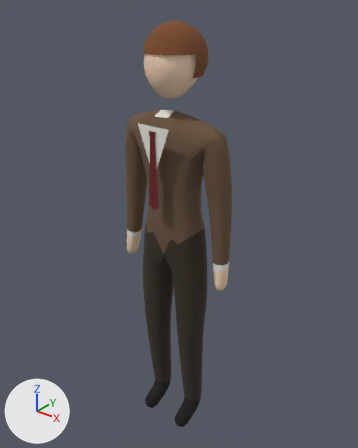
Before and after pictures for a commit that changed the glTF model game/public/assets/char_light.glb.
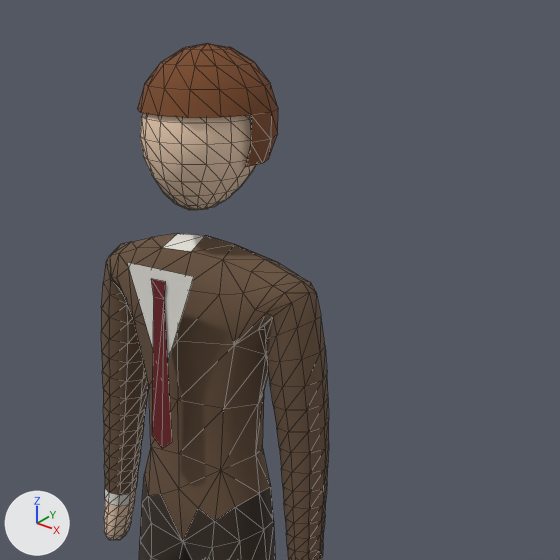
Each version is shown whole from a 50 mm lens placed at (1.195, -1.465, 1.967), pointed at (-0.014, 0.046, 1.03), then close up on the part from 22% to 95% of the width and 0% to 59% of the height. The axes (+X, +Y, +Z) are drawn at lower left. The lights are the same throughout. The last two pictures show the newer version. The close-ups show mesh edges as thin lines. Vertices at exactly the same position are counted once.

The scene before the commit, as lines of its bpy script (objects in view):
```python
me_light_body = bpy.data.meshes.new('light_body')
me_light_body.from_pydata(...)  # 995 vertices, 1948 faces; spans x -0.27..0.27, y -0.13..0.13, z 0.01..1.85
me_light_body.materials.append(mat_toon)
ob_light_mesh = bpy.data.objects.new('light_mesh', me_light_body)
ob_light_mesh.location = (0.0, 0.0, 0.0)
```
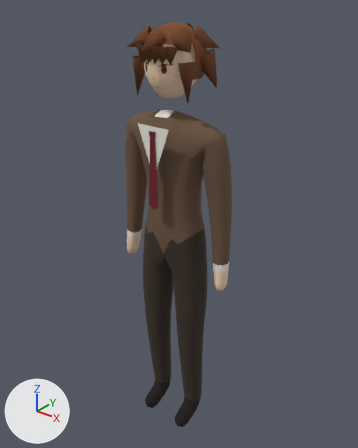
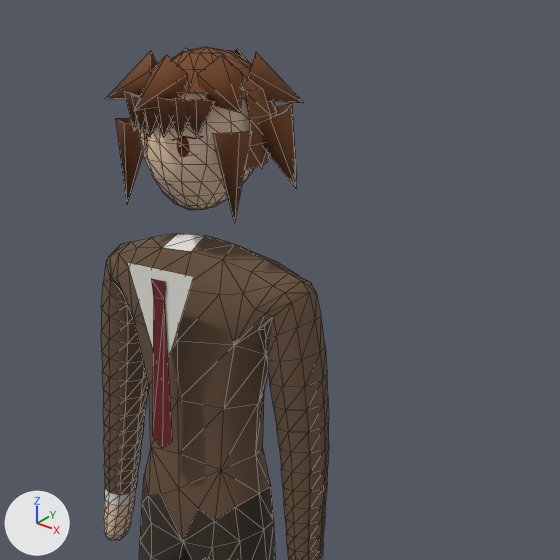
Boxes [x1, y1, x2, y2] around the edits, measured in the close-ups (560 x 560 px):
'light_mesh', reshaped
    before: [101, 43, 329, 560]
    after: [101, 47, 329, 560]
part 1 of me_light_body, built on
    before: [137, 63, 271, 143]
    after: [106, 48, 304, 223]

Edits to the bpy script that builds the scene:
```text
Change me_light_body:
    used by ob_light_mesh; location = (0.0, 0.0, 0.0)
    remove me_light_body.from_pydata(...)  # 995 vertices, 1948 faces; spans x -0.27..0.27, y -0.13..0.13, z 0.01..1.85
    add me_light_body.from_pydata(...)  # 1104 vertices, 2031 faces; spans x -0.27..0.27, y -0.18..0.17, z 0.01..1.84
    me_light_body part 1
    13 vertices are removed from x -0.11..0.11, y -0.12..-0.02, z 1.75..1.79
    31 faces are deleted
    117 vertices are added at x -0.15..0.15, y -0.18..0.17, z 1.58..1.84
    5 new vertices lie (0.04, 0.0, 0.0) away from vertices in x -0.03..-0.01, y -0.09..0.09, z 1.72..1.76
    114 new faces join them
```
